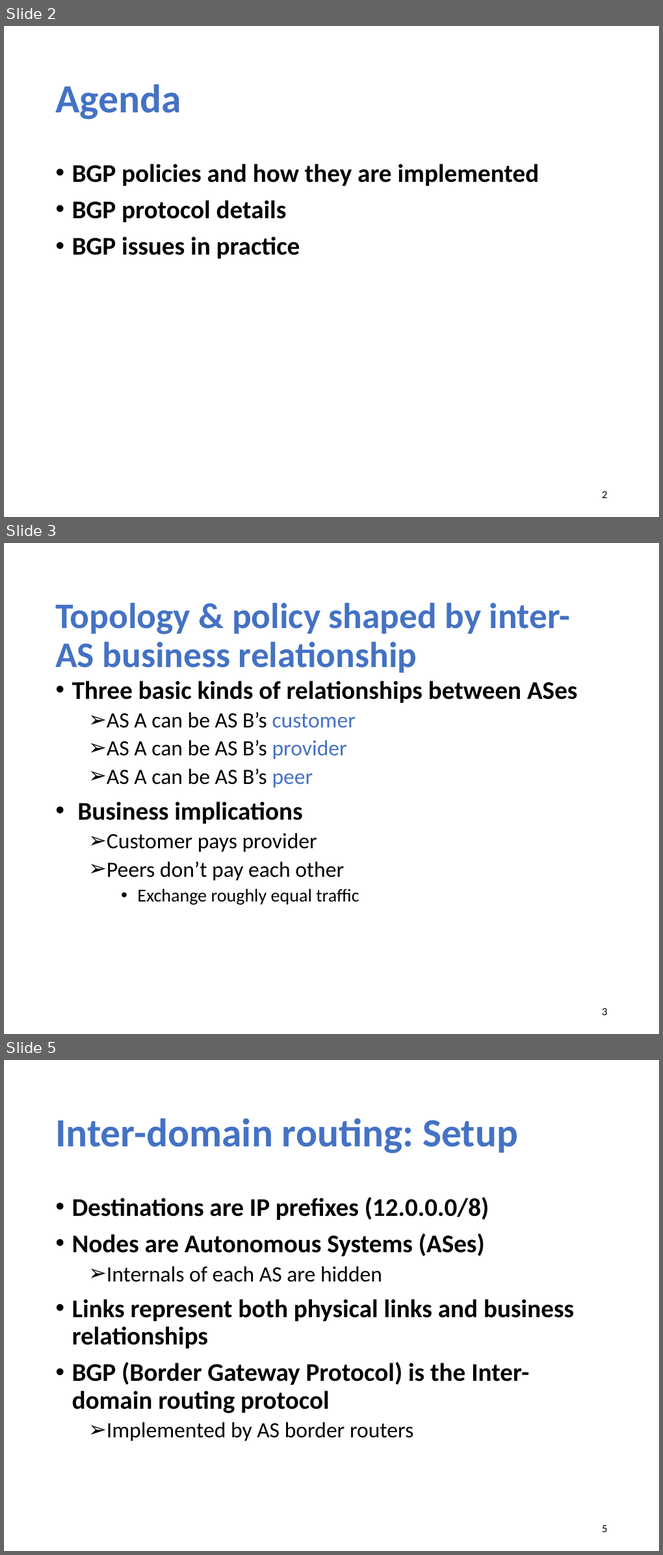
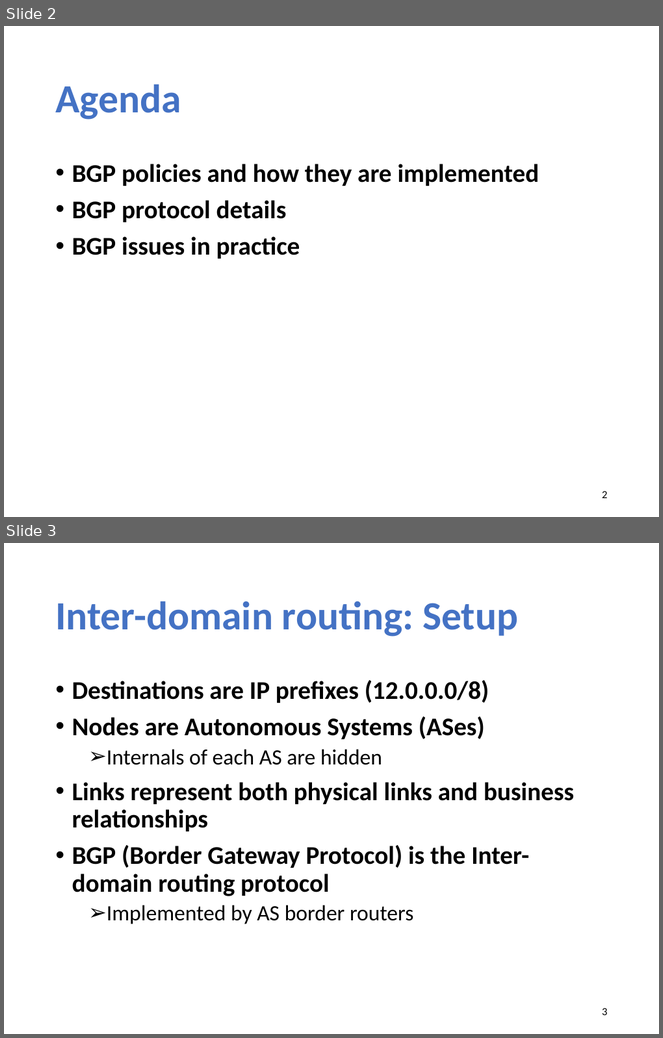
Before and after one commit to xinjin/course-net, a slide deck: slides/lec15_bgp.pptx. Shown one above the other, each under a label of ours: slides 2, 3 and 5 before the commit, slides 2 and 3 after it; the slides between them are not shown. The pictures are 663x1555 and 663x1038 pixels, drawn with LibreOffice and Linux fonts; fonts in the diff are those of the drawing. Boxes give left, top, right and bottom in pixels: in the first picture for what was removed or moved away, otherwise in the second. Text is boxed around its words. In the diff, an @@ line names an element or a change of style, - is before the commit and + after.

```diff
--- a/slides/lec15_bgp.pptx
+++ b/slides/lec15_bgp.pptx
@@ slide 3 removed at (4, 543, 659, 1034), background #FFFFFF @@
@@ title removed at (55, 603, 571, 673) @@
-Topology & policy shaped by inter-AS business relationship
@@ text removed at (72, 681, 578, 905) @@
-• Three basic kinds of relationships between ASes
-  ➢ AS A can be AS B’s customer
-  ➢ AS A can be AS B’s provider
-  ➢ AS A can be AS B’s peer
-• Business implications
-  ➢ Customer pays provider
-  ➢ Peers don’t pay each other
-    • Exchange roughly equal traffic
@@ page number removed at (602, 1008, 607, 1016) @@
-3
@@ what was slide 5 is now slide 3 @@
@@ page number at (602, 1008, 607, 1016): text changed @@
-5
+3
```
Also in this commit, not shown: 2 slides changed, 1 slide added, 2 other slides removed, 1 other file.
